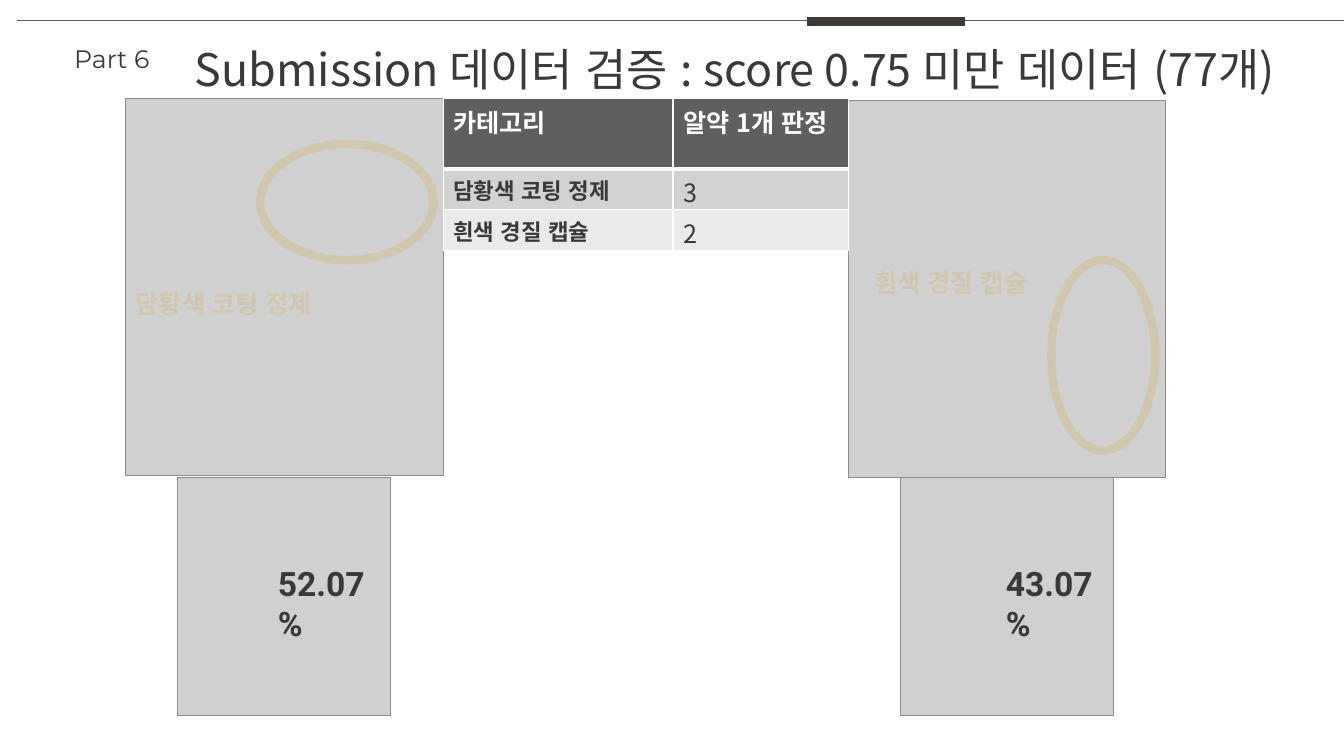
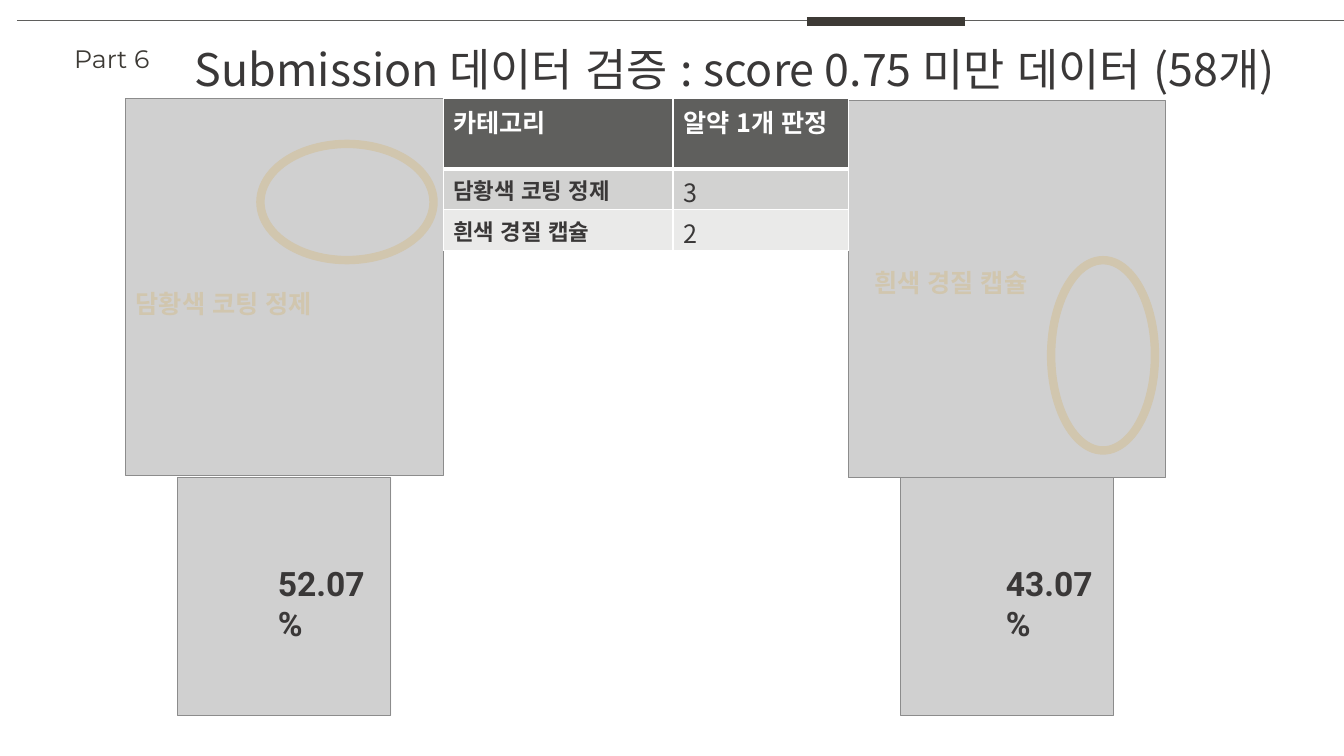
Before and after one commit to NararaDak/EntryPrj, a slide deck: slide 4 of files/submission_study.pptx. Drawn at 1344x756 pixels with LibreOffice and Linux fonts; fonts in the diff are those of the drawing; grey boxes stand for pictures. Boxes give left, top, right and bottom in pixels: in the first picture for what was removed or moved away, otherwise in the second. Text is boxed around its words. In the diff, an @@ line names an element or a change of style, - is before the commit and + after.

```diff
--- a/files/submission_study.pptx
+++ b/files/submission_study.pptx
@@ text at box(195, 49, 1275, 95): text changed @@
-Submission 데이터 검증 : score 0.75 미만 데이터 (77개)
+Submission 데이터 검증 : score 0.75 미만 데이터 (58개)
```
Also in this commit, not shown: 2 other slides changed, 1 other file.
